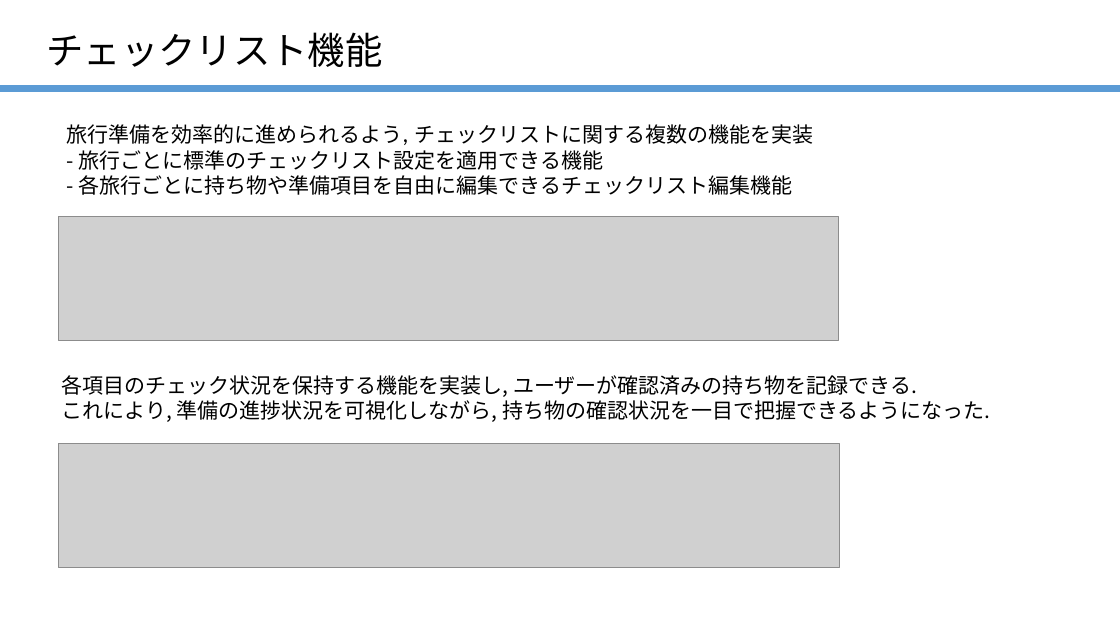
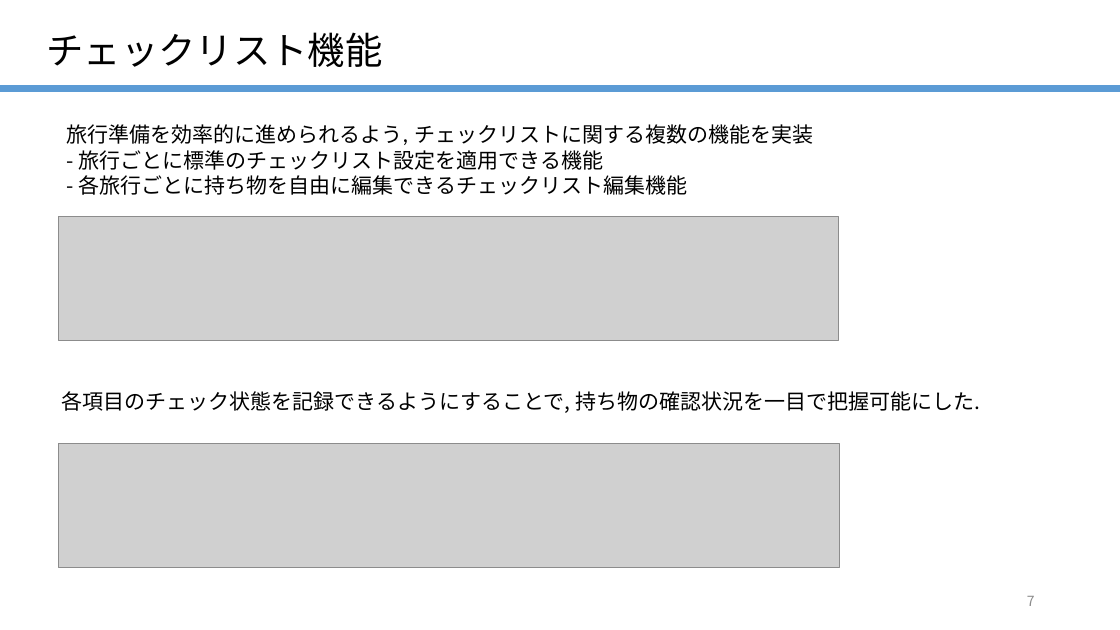
Before and after one commit to Kanon-Yamamoto/my_work_space, a slide deck: slide 7 of handout/kanon.pptx. Drawn at 1120x630 pixels with LibreOffice and Linux fonts; fonts in the diff are those of the drawing; grey boxes stand for pictures. Boxes give left, top, right and bottom in pixels: in the first picture for what was removed or moved away, otherwise in the second. Text is boxed around its words. In the diff, an @@ line names an element or a change of style, - is before the commit and + after.

```diff
--- a/handout/kanon.pptx
+++ b/handout/kanon.pptx
@@ text at [79,175,688,195]: text changed @@
-- 各旅行ごとに持ち物や準備項目を自由に編集できるチェックリスト編集機能
+- 各旅行ごとに持ち物を自由に編集できるチェックリスト編集機能
@@ text at [62,391,980,413]: text changed @@
-各項目のチェック状況を保持する機能を実装し, ユーザーが確認済みの持ち物を記録できる.
-これにより, 準備の進捗状況を可視化しながら, 持ち物の確認状況を一目で把握できるようになった.
+各項目のチェック状態を記録できるようにすることで, 持ち物の確認状況を一目で把握可能にした.
@@ page number added at [1027,596,1035,606], 12 pt, text #8C8C8C @@
+7
```
Also in this commit, not shown: 8 other slides changed, 6 other files.
